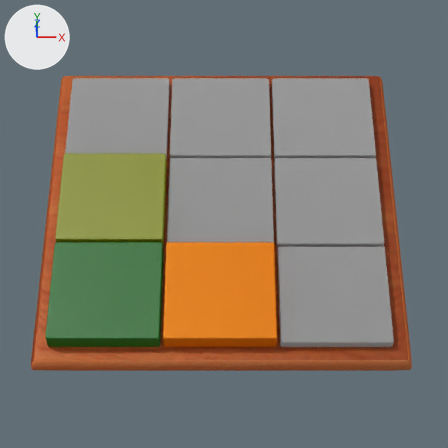
The Blender file apps/src/2048.blend, before and after one commit.
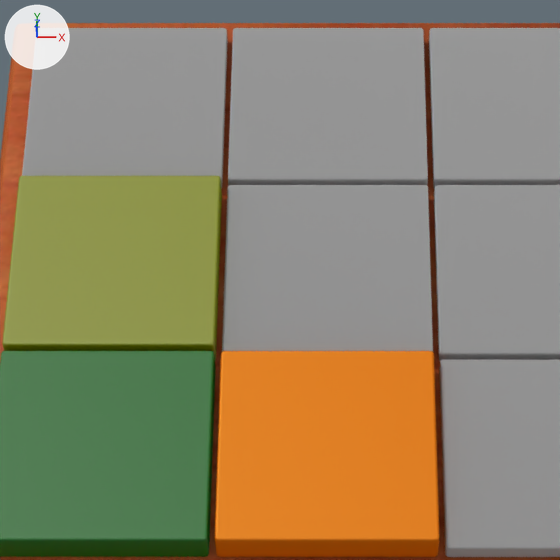
Each version appears first from the file's camera 'Camera', and next in a close-up on the part from 12% to 76% of the width and 14% to 78% of the height. Every picture has the same lights, and +X, +Y and +Z are marked at upper left. Text is drawn in Blender's own font.
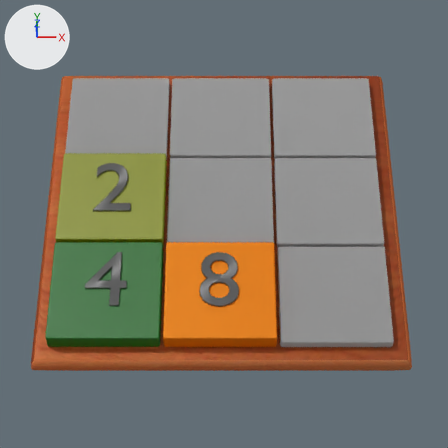
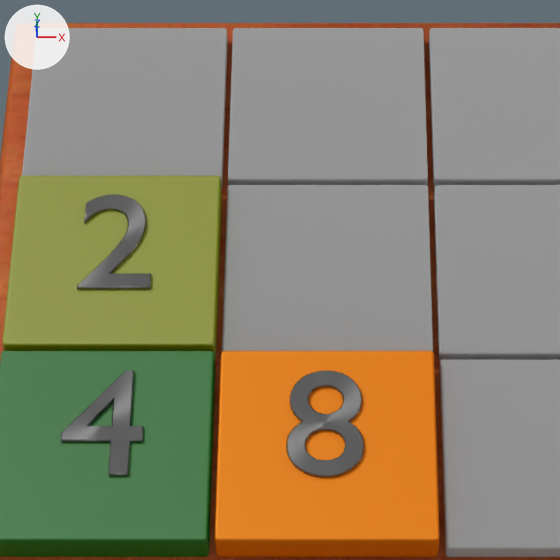
The change, as a list of edits to the scene's bpy script:
```text
Add mat_chrome:
    mat_chrome = bpy.data.materials.new('chrome')
    # nodes: BsdfAnisotropic, MixShader, OutputMaterial
    # colours: grey #757575, grey #8f8f8f
Add txt_text_003:
    txt_text_003 = bpy.data.curves.new('Text.003', 'FONT')
    txt_text_003.body = '8'
    txt_text_003.materials.append(mat_chrome)
    txt_text_003.bevel_resolution = 0
    txt_text_003.extrude = 0.004
    txt_text_003.bevel_depth = 0.004
    txt_text_003.align_x = 'CENTER'
    txt_text_003.size = 0.6
Add txt_text_002:
    txt_text_002 = bpy.data.curves.new('Text.002', 'FONT')
    txt_text_002.body = '4'
    txt_text_002.bevel_resolution = 0
    txt_text_002.extrude = 0.004
    txt_text_002.bevel_depth = 0.004
    txt_text_002.align_x = 'CENTER'
    txt_text_002.size = 0.6
Add txt_text:
    txt_text = bpy.data.curves.new('Text', 'FONT')
    txt_text.body = '2'
    txt_text.materials.append(mat_chrome)
    txt_text.bevel_resolution = 0
    txt_text.extrude = 0.004
    txt_text.bevel_depth = 0.004
    txt_text.align_x = 'CENTER'
    txt_text.size = 0.6
Add ob_text_002:
    ob_text_002 = bpy.data.objects.new('Text.002', txt_text_003)
    ob_text_002.location = (0.263, -0.925, 0.896)
    ob_text_002.material_slots[0].link = 'OBJECT'; ob_text_002.material_slots[0].material = mat_chrome
Add ob_text_001:
    ob_text_001 = bpy.data.objects.new('Text.001', txt_text_002)
    ob_text_001.location = (-0.506, -0.925, 0.896)
    ob_text_001.material_slots[0].link = 'OBJECT'; ob_text_001.material_slots[0].material = mat_chrome
Add ob_text:
    ob_text = bpy.data.objects.new('Text', txt_text)
    ob_text.location = (-0.506, -0.149, 0.896)
    ob_text.material_slots[0].link = 'OBJECT'; ob_text.material_slots[0].material = mat_chrome
```

Where the change shows, as pixel boxes [x1, y1, x2, y2] in the close-ups (560 x 560 px):
'Text.002', added: after [286, 370, 364, 477]
'Text.001', added: after [61, 370, 144, 476]
'Text', added: after [77, 195, 151, 289]
